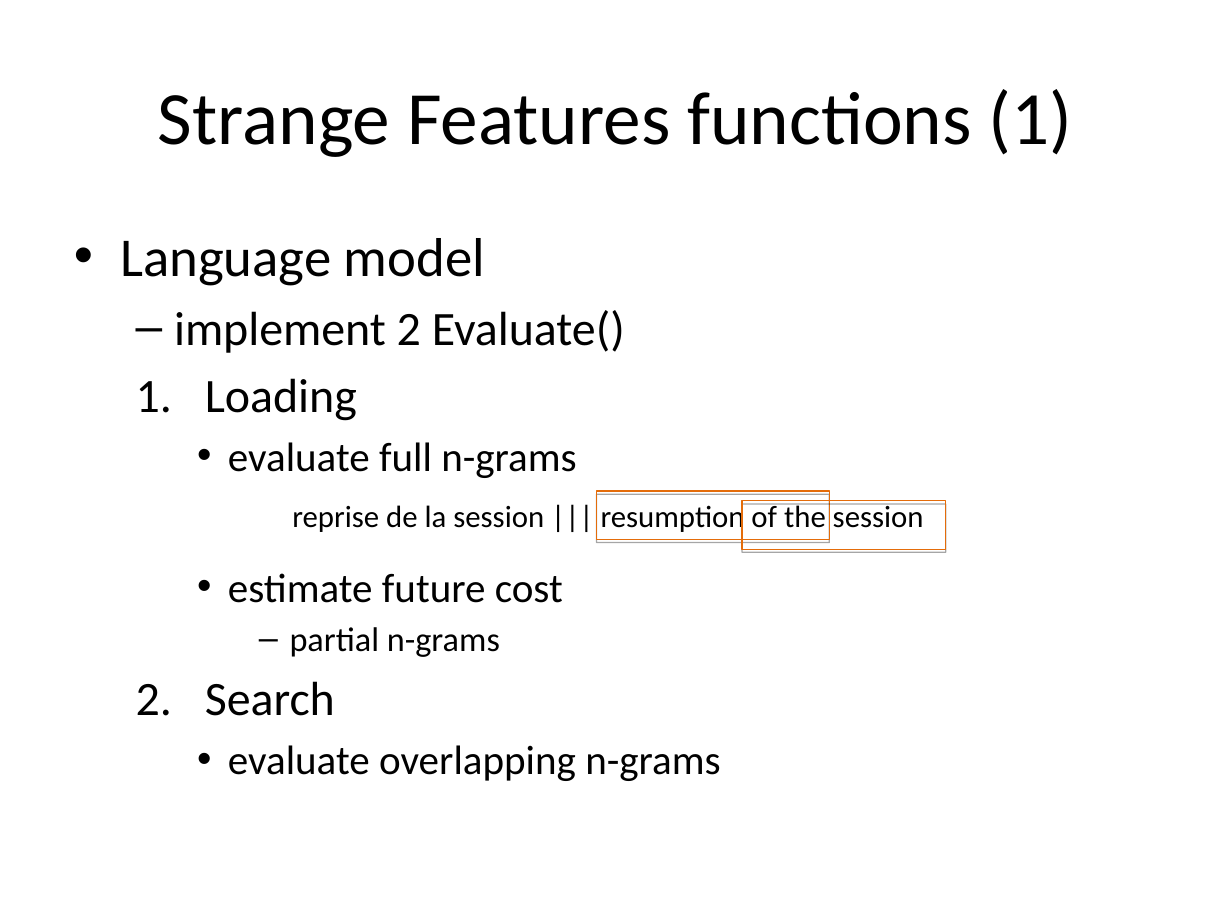
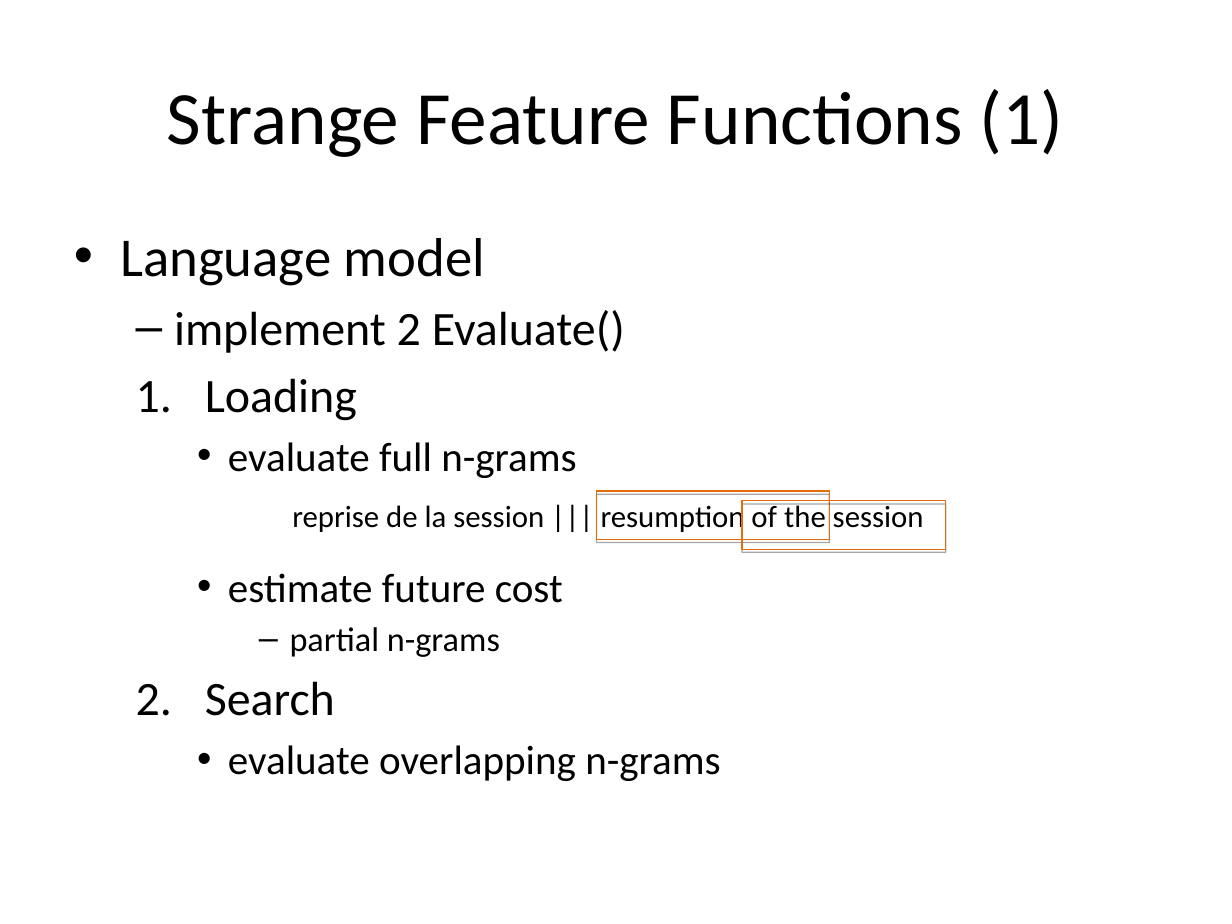
Before and after one commit to hieuhoang/papers, a slide deck: slide 11 of icon.2014/FeatureFunction.odp. Drawn at 1232x924 pixels with LibreOffice and Linux fonts; fonts in the diff are those of the drawing; background and template pictures are left out. Boxes give left, top, right and bottom in pixels: in the first picture for what was removed or moved away, otherwise in the second. Text is boxed around its words. In the diff, an @@ line names an element or a change of style, - is before the commit and + after.

Commit message:
FeatureFunction: fixed two or three typos

```diff
--- a/icon.2014/FeatureFunction.odp
+++ b/icon.2014/FeatureFunction.odp
@@ title at (x1=167, y1=89, x2=1064, y2=157): text changed @@
-Strange Features functions (1)
+Strange Feature Functions (1)
```
Also in this commit, not shown: 4 other slides changed, 1 slide removed, 3 other files.
